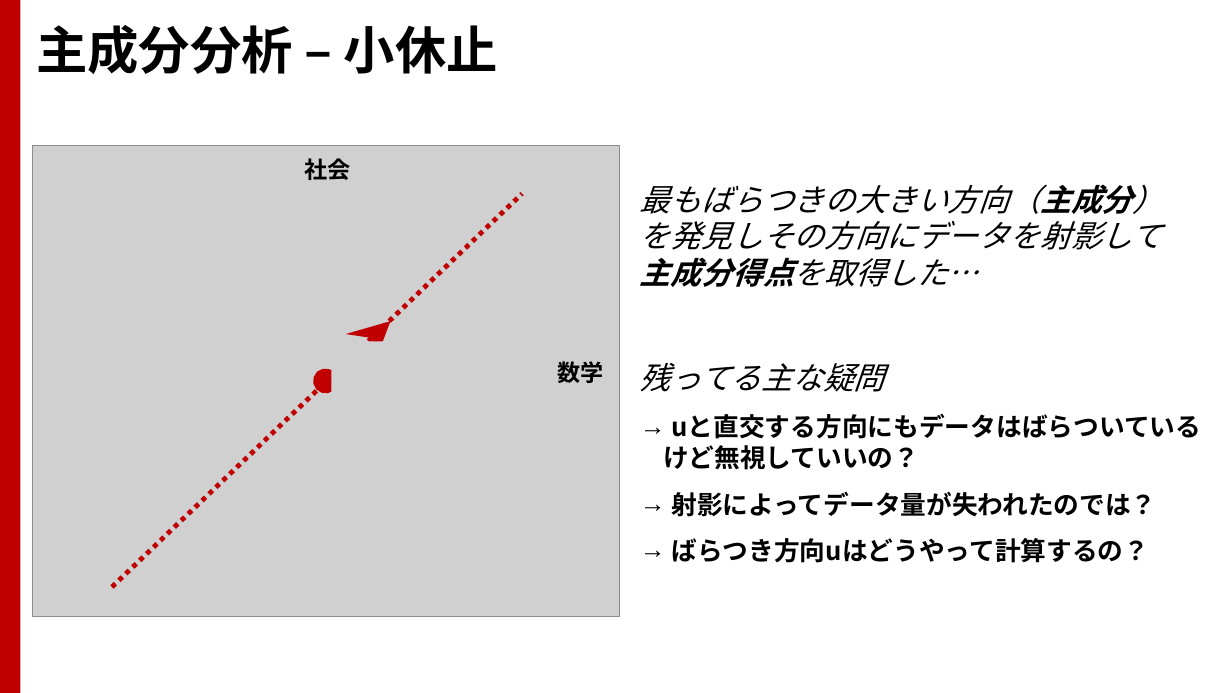
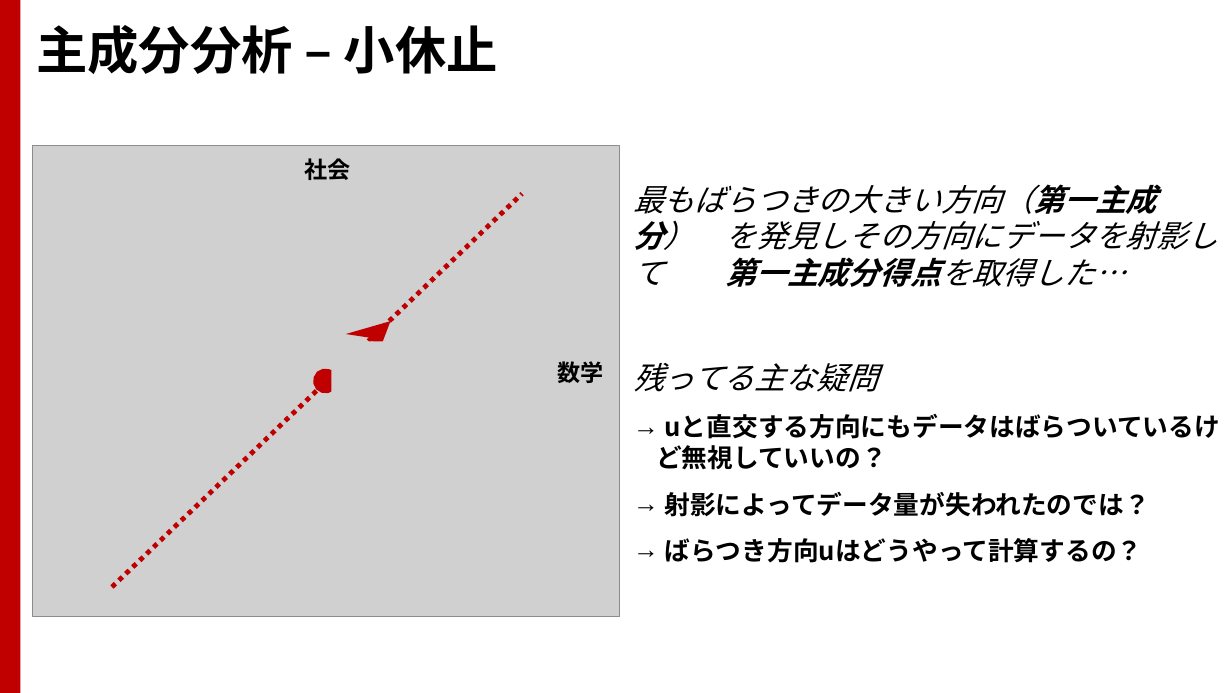
Before and after one commit to TakashiIjiri/TakashiIjiri.github.io, a slide deck: slide 11 of classes/dm2020_2/dm6.pptx (slide 9 before the commit). Drawn at 1232x693 pixels with LibreOffice and Linux fonts; fonts in the diff are those of the drawing; grey boxes stand for pictures. Boxes give left, top, right and bottom in pixels: in the first picture for what was removed or moved away, otherwise in the second. Text is boxed around its words. In the diff, an @@ line names an element or a change of style, - is before the commit and + after.

```diff
--- a/classes/dm2020_2/dm6.pptx
+++ b/classes/dm2020_2/dm6.pptx
@@ text "最もばらつきの大きい方向（第一主成分） を発見しその方向にデータを射影して 第一主成分得点を取得した…": place and size @@
-text "最もばらつきの大きい方向（第一主成分） を発見しその方向にデータを射影して 第一主成分得点を取得した…" at <box>640,184,1164,563</box>
+text "最もばらつきの大きい方向（第一主成分） を発見しその方向にデータを射影して 第一主成分得点を取得した…" at <box>633,184,1218,563</box>
@@ text at <box>633,184,1218,287</box>: text changed @@
-最もばらつきの大きい方向（主成分） を発見しその方向にデータを射影して 主成分得点を取得した…
+最もばらつきの大きい方向（第一主成分） を発見しその方向にデータを射影して 第一主成分得点を取得した…
```
Also in this commit, not shown: 10 other slides changed, 2 slides added, 1 slide removed, 3 other files.
